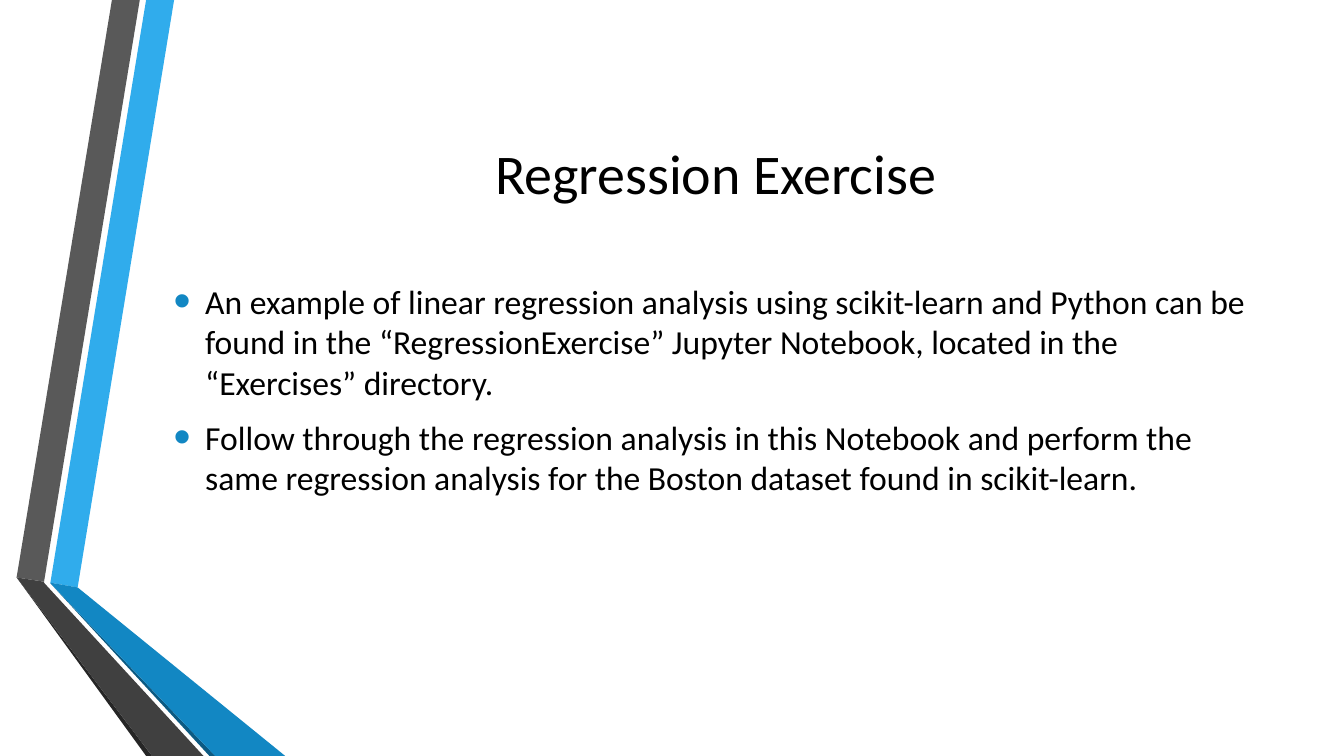
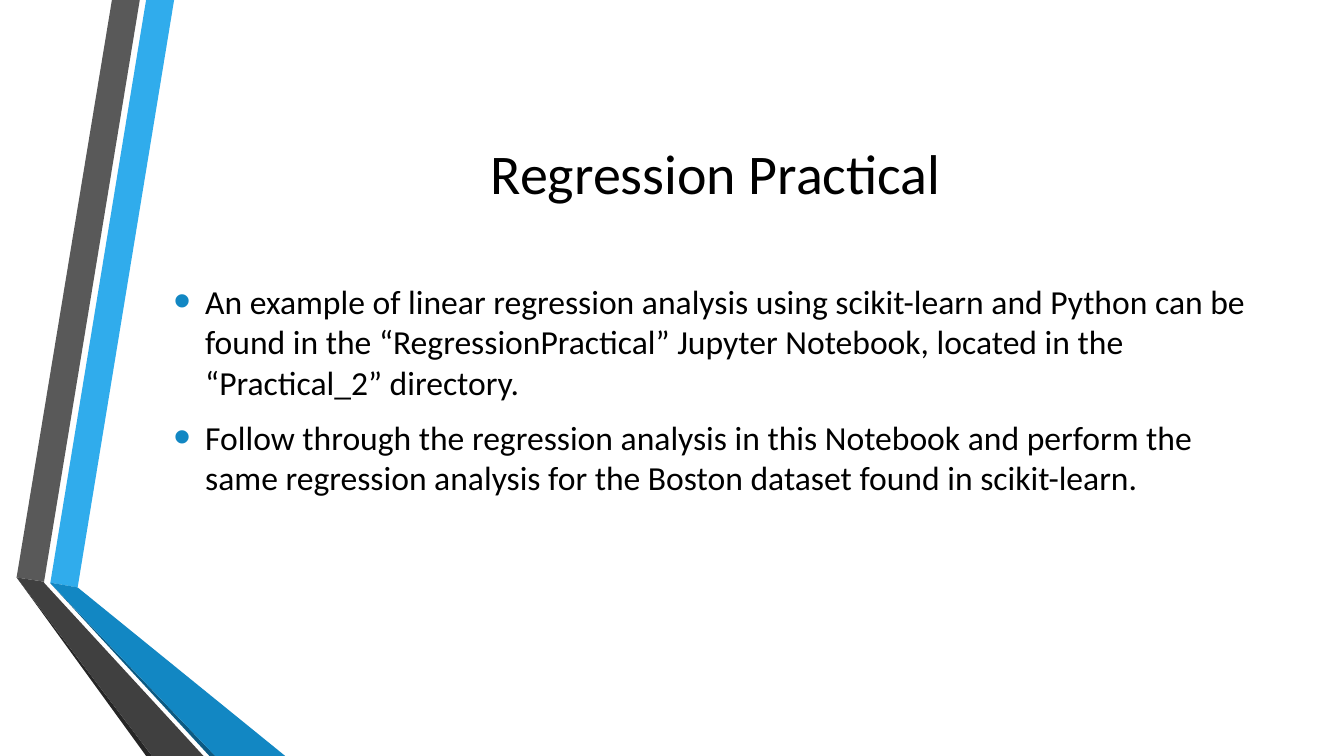
Before and after one commit to samuelsenior/ML_Intro, a slide deck: slide 22 of ML_Tools.pptx. Drawn at 1344x756 pixels with LibreOffice and Linux fonts; fonts in the diff are those of the drawing; background and template pictures are left out. Boxes give left, top, right and bottom in pixels: in the first picture for what was removed or moved away, otherwise in the second. Text is boxed around its words. In the diff, an @@ line names an element or a change of style, - is before the commit and + after.

Commit message:
Renamed Exerice to Practical for Practical 2 stuff

```diff
--- a/ML_Tools.pptx
+++ b/ML_Tools.pptx
@@ title at (x1=491, y1=155, x2=941, y2=204): text changed @@
-Regression Exercise
+Regression Practical
@@ text at (x1=205, y1=290, x2=1244, y2=401): text changed @@
-• An example of linear regression analysis using scikit-learn and Python can be found in the “RegressionExercise” Jupyter Notebook, located in the “Exercises” directory.
+• An example of linear regression analysis using scikit-learn and Python can be found in the “RegressionPractical” Jupyter Notebook, located in the “Practical_2” directory.
```
Also in this commit, not shown: 2 other slides changed, 3 other files.
